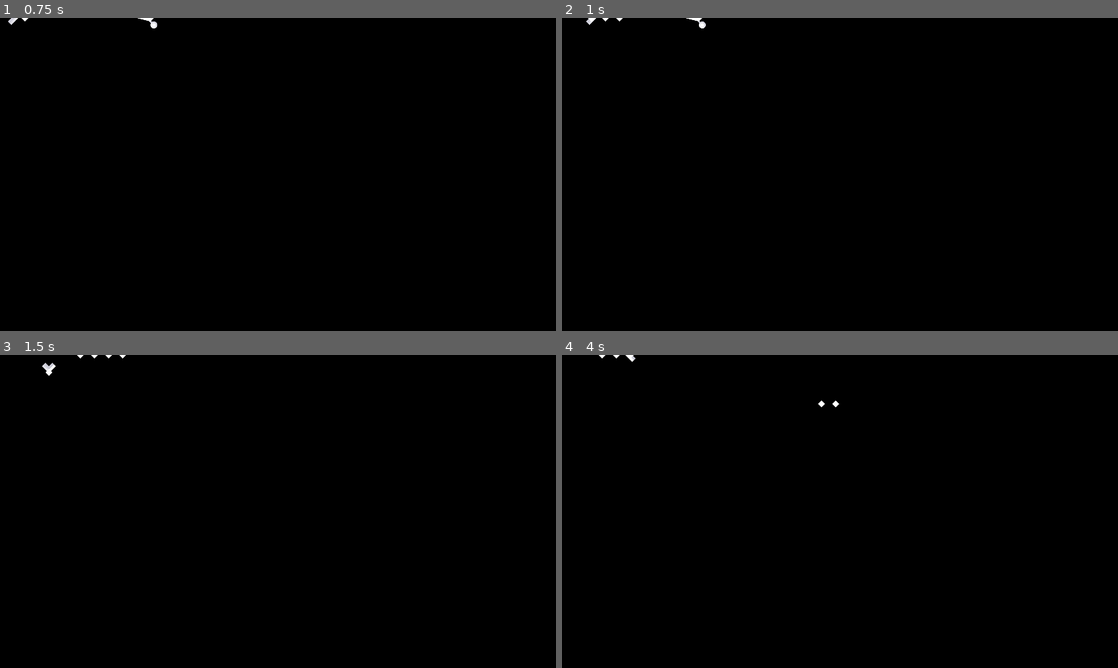
Above: before the commit, frames 1-4 (two rows, left to right).
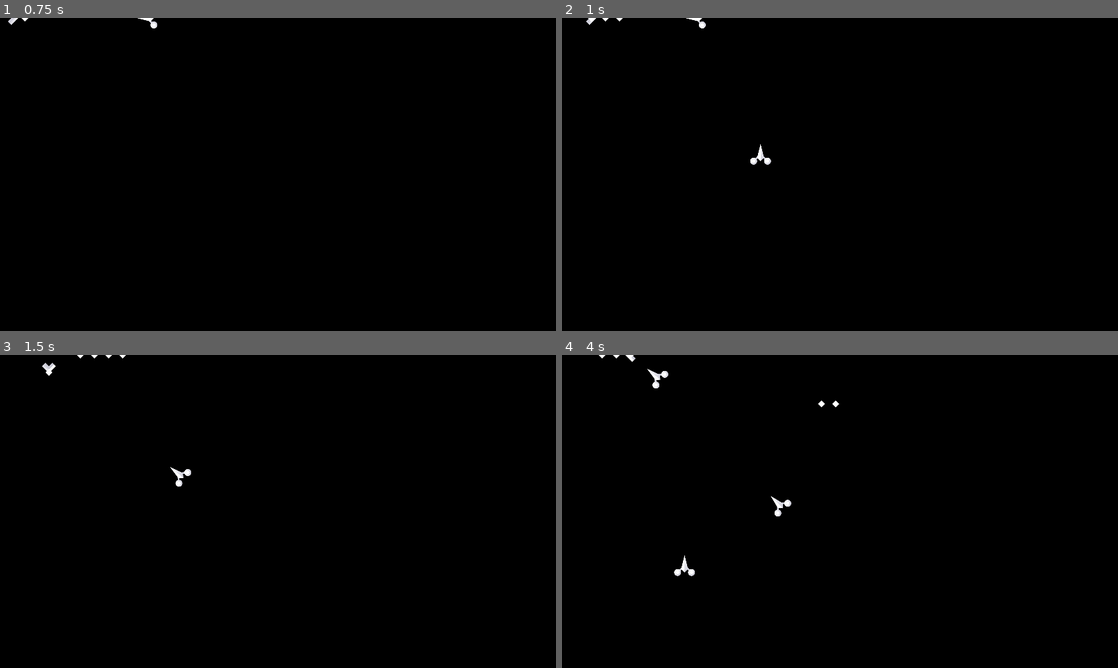
Above: after the commit, the same moments.

Repository: wdfeer/spaceshooter
Game: Godot game, scene res://src/game.tscn
The game is run twice, just before and just after one commit, with the same random seed, the same clock (stepped at 60 frames per second) and the same inputs.
Inputs (mouse positions are in pixels of both pictures, inside the frame that each line leads up to):
- Up to frame 1 (0.75 s): move the mouse to (400, 158) at 0.52 s; press the mouse at (400, 158) at 0.53 s; hold D (right) from 0.53 s (still down)
- Up to frame 2 (1 s): keep holding D (right)
- Up to frame 3 (1.5 s): move the mouse to (166, 527) at 1.27 s; release D (right) at 1.28 s; release the mouse at (166, 527) at 1.28 s; hold S (down) from 1.28 s (still down); click (166, 527) at 1.35 s
- Up to frame 4 (4 s): move the mouse to (895, 442) at 2.02 s; release S (down) at 2.03 s; press the mouse at (895, 442) at 2.03 s; hold D (right) 2.03-2.78 s; move the mouse to (812, 574) at 2.77 s; release the mouse at (812, 574) at 2.78 s; hold W (up) 2.78-3.53 s; click (812, 574) at 2.85 s; move the mouse to (1006, 558) at 3.52 s; press the mouse at (1006, 558) at 3.53 s; hold A (left) from 3.53 s (still down)

Frame 1 is identical in both runs. In frame 2, less than 0.1% of the frame differs, in the area x 33-38%, y 40-47%; in frame 3, less than 0.1%; in frame 4, 0.3%, in the area x 15-42%, y 4-71%.

Commit message:
Spawn enemies

Diff:
--- /dev/null
+++ b/src/game.gd
@@ -0,0 +1,20 @@
+extends Node2D
+
+# Called every frame. 'delta' is the elapsed time since the previous frame.
+func _process(delta: float) -> void:
+	process_enemy_spawn(delta)
+
+const ENEMY_SPAWN_INTERVAL = 1
+const ENEMY_SPAWN_DISTANCE = 1000
+@export
+var enemy_scene: PackedScene
+var enemy_spawn_timer = 0
+func process_enemy_spawn(delta: float):
+	enemy_spawn_timer += delta
+	if enemy_spawn_timer > ENEMY_SPAWN_INTERVAL:
+		var enemy: Node2D = enemy_scene.instantiate()
+		var player: Node2D = $"Player"
+		var spawn_pos: Vector2 = player.global_position + Vector2.from_angle(randf_range(0, 2 * PI)) * ENEMY_SPAWN_DISTANCE
+		enemy.global_position = spawn_pos
+		add_child(enemy)
+		enemy_spawn_timer = 0
--- a/src/game.tscn
+++ b/src/game.tscn
@@ -1,9 +1,12 @@
-[gd_scene load_steps=3 format=3 uid="uid://1jqojvimrfhr"]
+[gd_scene load_steps=4 format=3 uid="uid://1jqojvimrfhr"]
 
+[ext_resource type="Script" path="res://src/game.gd" id="1_d28xl"]
 [ext_resource type="PackedScene" uid="uid://bbwre6tb1fepi" path="res://src/player.tscn" id="1_xik60"]
 [ext_resource type="PackedScene" uid="uid://bigt7lnwxekpp" path="res://src/enemy.tscn" id="2_e52lj"]
 
 [node name="Game" type="Node2D"]
+script = ExtResource("1_d28xl")
+enemy_scene = ExtResource("2_e52lj")
 
 [node name="Player" parent="." instance=ExtResource("1_xik60")]
 
